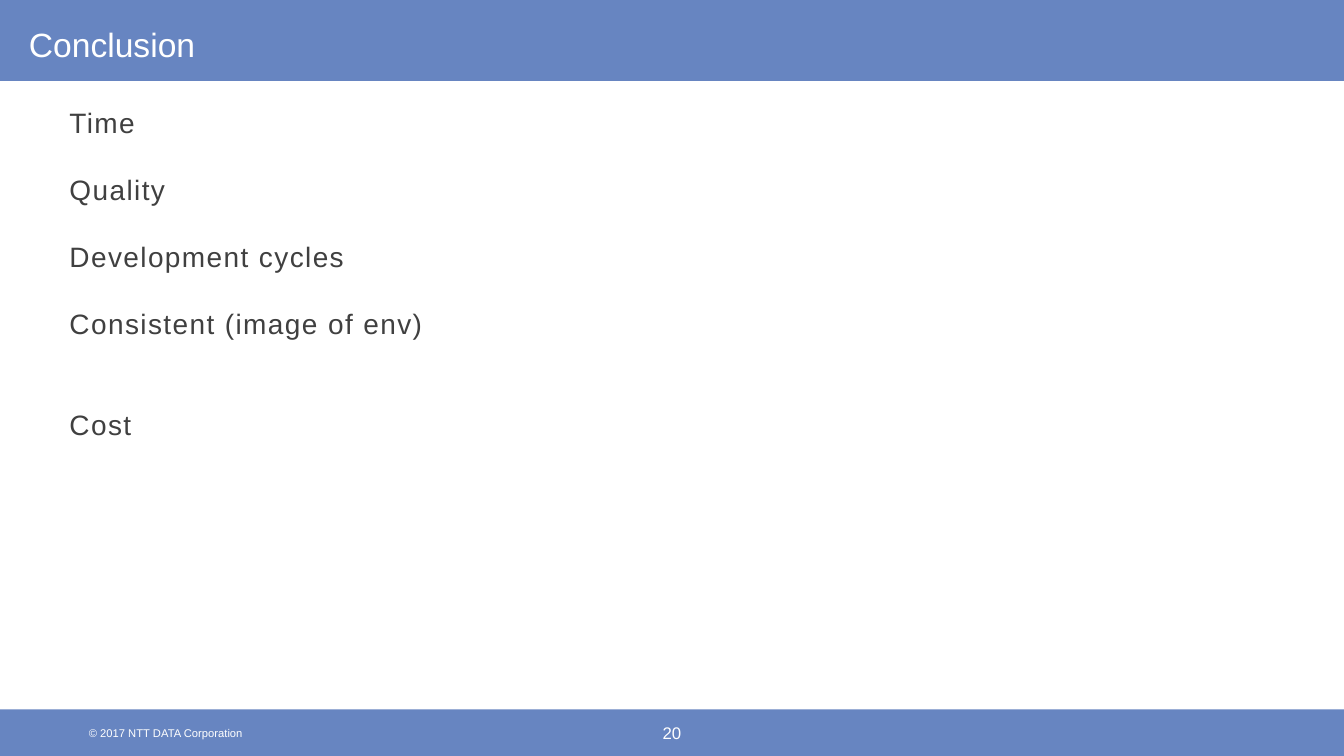
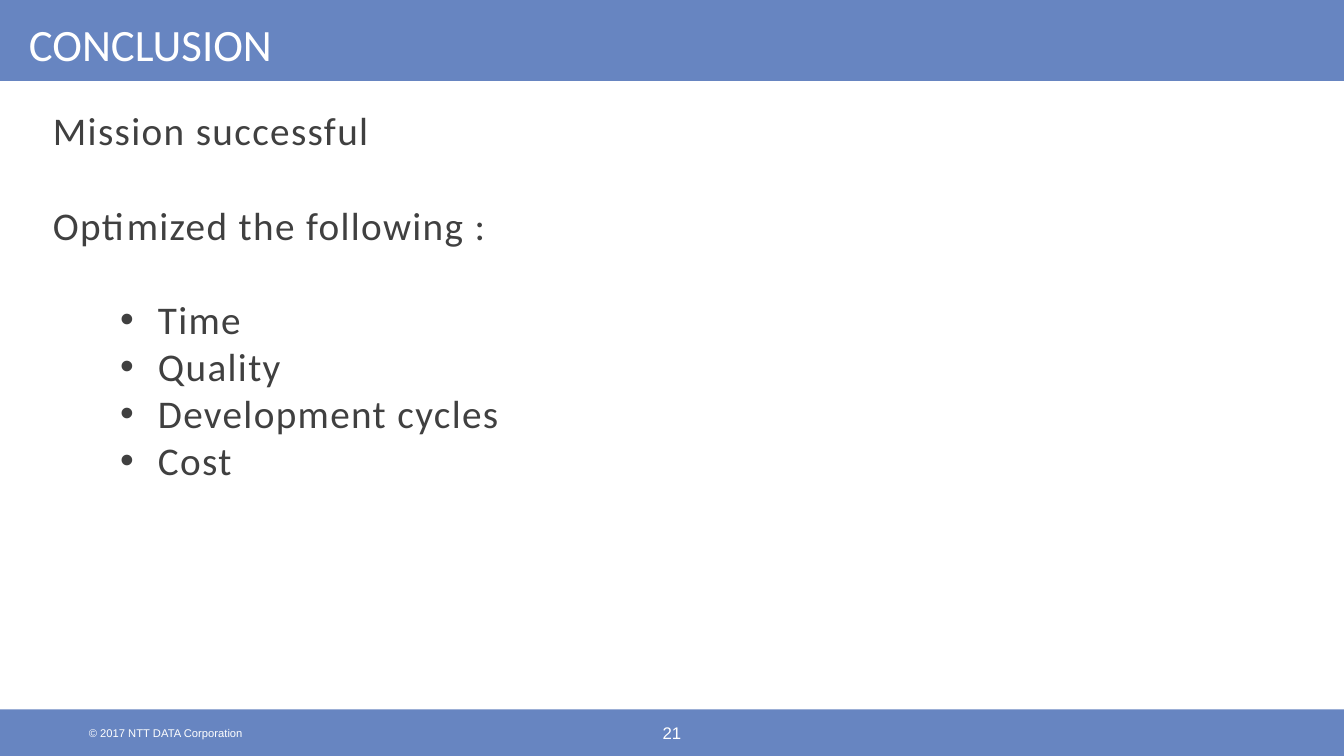
Before and after one commit to shaayaan16/segfaultshooter, a slide deck: slide 21 of Final Presentation.pptx (slide 20 before the commit). Drawn at 1344x756 pixels with LibreOffice and Linux fonts; fonts in the diff are those of the drawing; background and template pictures are left out. Boxes give left, top, right and bottom in pixels: in the first picture for what was removed or moved away, otherwise in the second. Text is boxed around its words. In the diff, an @@ line names an element or a change of style, - is before the commit and + after.

```diff
--- a/Final Presentation.pptx
+++ b/Final Presentation.pptx
@@ title at [29,32,272,62]: text changed; size 24 to 32 pt; font Arial to Calibri @@
-Conclusion
+CONCLUSION
@@ text "Mission successful": place and size @@
-text "Mission successful" at [69,112,422,436]
+text "Mission successful" at [53,117,498,476]
@@ text at [53,117,463,247]: paragraphs added @@
+Mission successful
+Optimized the following :
@@ text at [69,313,422,339]: paragraph removed @@
-Consistent (image of env)
@@ text at [158,307,498,476]: size 20 to 28 pt, font Arial to Calibri in "Time", "Quality", "Development cycles", "Cost"; bullet none to •; list level 1 to 2 in "Time"; list level 1 to 2 in "Quality"; list level 1 to 2 in "Development cycles"; list level 1 to 2 in "Cost" @@
@@ page number at [663,727,682,739]: text changed @@
-20
+21
```
Also in this commit, not shown: 9 other slides changed, 9 slides added, 6 slides removed.
